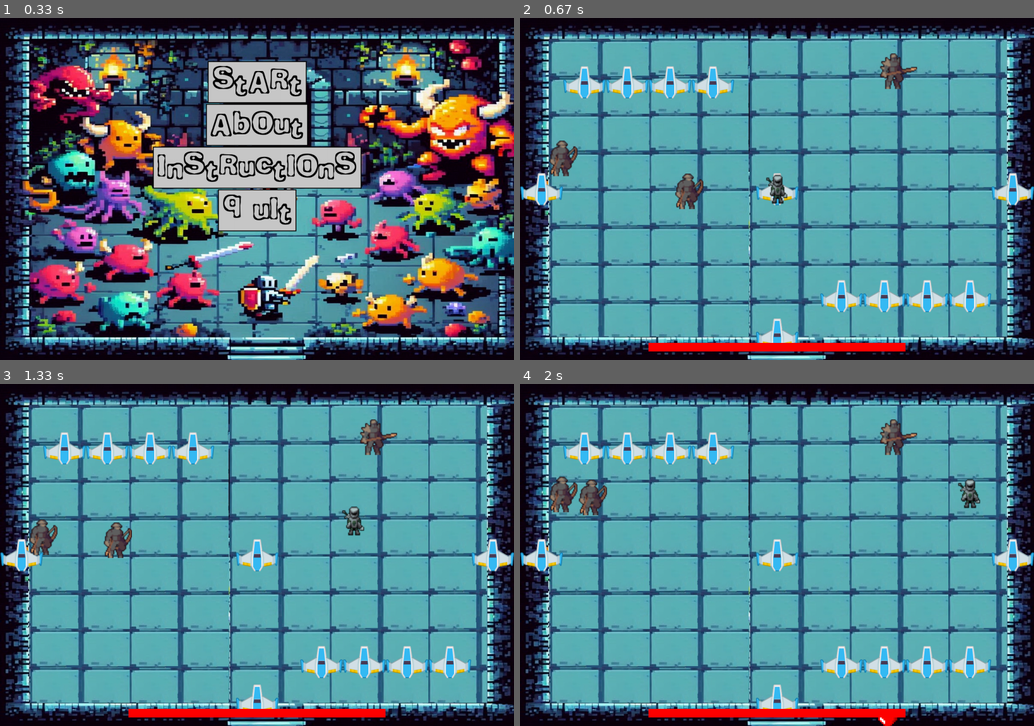
Above: before the commit, frames 1-4 (two rows, left to right).
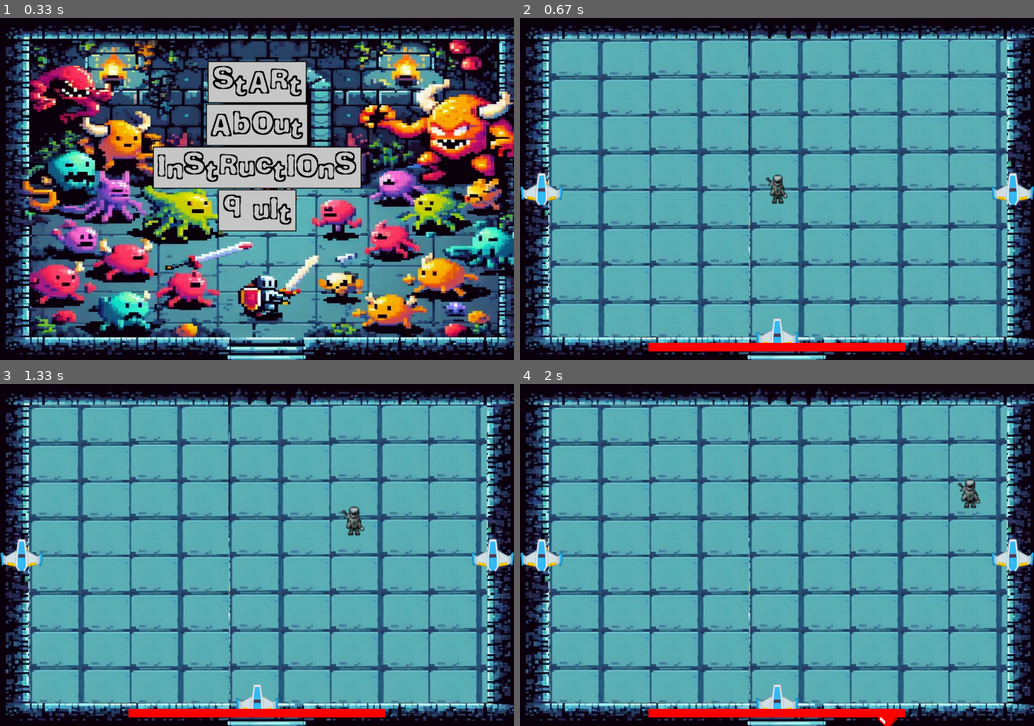
Above: after the commit, the same moments.

Repository: Vronst/Pygame_Binding_of_Isaac
Game: pygame game, started from menu.py
Two runs of this game, one before a commit and one after it. Both use one fixed random seed, a clock stepped at 60 frames per second and the inputs below.
Inputs (mouse positions are in pixels of both pictures, inside the frame that each line leads up to):
- Up to frame 1 (0.33 s): no input
- Up to frame 2 (0.67 s): click (777, 82) at 0.38 s
- Up to frame 3 (1.33 s): hold Right 0.67-1.13 s; move the mouse to (236, 568) at 0.7 s; hold Up from 1.17 s (still down)
- Up to frame 4 (2 s): release Up at 1.47 s; hold Right 1.5-1.97 s

Frame 1 is identical in both runs. In frame 2, 4.6% of the frame differs, in the area x 5-92%, y 10-86%; in frame 3, 4.8%; in frame 4, 4.8%.

Commit message:
fixed bug with obstacles, updated readme

Diff:
--- a/character.py
+++ b/character.py
@@ -3,8 +3,9 @@
 
 class Character(pygame.sprite.Sprite):
 
-    def __init__(self, cx, cy, image, borders: tuple = (1200, 800)):
+    def __init__(self, cx, cy, image, borders: tuple = (1200, 800), obstacles=None):
         super().__init__()
+        self.obstacles = obstacles
         self.image = image
         # rect represents out character, and save its position
         self.rect = self.image.get_rect()
@@ -20,11 +21,12 @@
     def draw(self, display):
         display.blit(self.image, self.rect)
 
-    def update(self, key_pressed=None, group=None, obstacles=None):
+    def update(self, key_pressed=None, group=None):
         self.get_event(key_pressed=key_pressed)
         self._move(group)
 
         # blocking out of border movement
+
         # bottom
         if self.rect.bottom > self.borders[1] - 50:
             self.rect.bottom = self.borders[1] - 50
--- a/enemies.py
+++ b/enemies.py
@@ -5,8 +5,8 @@
 
 
 class Enemy(Character):
-    def __init__(self, cx, cy, image, borders, player, move_x, move_y):
-        super().__init__(cx, cy, image, borders)
+    def __init__(self, cx, cy, image, borders, player, move_x, move_y, obstacles=None):
+        super().__init__(cx, cy, image, borders, obstacles)
         self.player = player.rect
         self.move_x = move_x
         self.move_y = move_y
@@ -53,13 +53,15 @@
         if distance_y > 0:
             # self.rect.move_ip(self._moves[3])
             moves.append(self._moves[3])
-
         for move in moves:
             if not self.tired():
                 self.rect.move_ip(move)
+                if self.obstacles and pygame.sprite.spritecollideany(self, self.obstacles):
+                    self.rect.move_ip(-move[0], -move[1])
             for member in group:
                 if self.rect.colliderect(member):
                     self.rect.move_ip(-move[0], -move[1])
+
 
     def attack(self, direction: str = 'down'):
         pass
@@ -70,8 +72,8 @@
 
 class MeleeEnemy(Enemy):
 
-    def __init__(self, cx, cy, image, borders, player, move_x=4, move_y=4):
-        super().__init__(cx, cy, image, borders, player, move_x, move_y)
+    def __init__(self, cx, cy, image, borders, player, move_x=4, move_y=4, obstacles=None):
+        super().__init__(cx, cy, image, borders, player, move_x, move_y, obstacles)
         self.cooldown = 4000
         self._rest = 0
 
@@ -87,8 +89,8 @@
 
 
 class RangeEnemy(Enemy):
-    def __init__(self, cx, cy, image, borders, player, move_x=-3, move_y=5):
-        super().__init__(cx, cy, image, borders, player, move_x, move_y)
+    def __init__(self, cx, cy, image, borders, player, move_x=-3, move_y=5, obstacles=None):
+        super().__init__(cx, cy, image, borders, player, move_x, move_y, obstacles)
         self._melee = False
 
     def attack(self, direction: str = 'down'):
--- a/level.py
+++ b/level.py
@@ -5,7 +5,8 @@
 class Level:
 
     def __init__(self,
-                 player, borders: tuple, images: dict, surface: pygame.Surface, background, doors=None):
+                 player, borders: tuple, images: dict, surface: pygame.Surface,
+                 background, doors=None, first=None):
         self.images = images
         self.obstacle_gen = Obstacles(borders)
         self.doors = doors
@@ -21,28 +22,29 @@
         self.borders = borders
         self.last_damage_time = 0
         # for safety run new_level last in init
-        self.new_level()
+        self.new_level(first)
 
-    def new_level(self) -> None:
-        for _ in range(randint(0, self.difficulty)):
-            # shot purpose is to choose melee or range enemy and their image
-            shot = randint(0, len(self.enemies) - 1)
-            new = (self.enemies[shot][0]
-                   (randint(0, self.borders[0]),
-                    randint(0, self.borders[1]),
-                    self.enemies[shot][1],
-                    self.borders,
-                    self.player))
-            self.set_of_enemies.add(new)  # ignore yellow warning
-        self.obstacle_gen.version_1(self.images['PLAYER'])
-        self.obstacle_gen.draw(self.surface)
+    def new_level(self, first=None) -> None:
+        if not first:
+            self.obstacle_gen.random_gen(self.images['PLAYER'])
+            for _ in range(randint(0, self.difficulty)):
+                # shot purpose is to choose melee or range enemy and their image
+                shot = randint(0, len(self.enemies) - 1)
+                new = (self.enemies[shot][0]
+                       (randint(0, self.borders[0]),
+                        randint(0, self.borders[1]),
+                        self.enemies[shot][1],
+                        self.borders,
+                        self.player, obstacles=self.obstacle_gen.obstacles))
+                self.set_of_enemies.add(new)  # ignore yellow warning
+
         self.draw(self.surface)
-        # pygame.time.delay(200)
 
     def update(self) -> None:
+        self.player.obstacles = self.obstacle_gen.obstacles
+        self.player.traps = self.obstacle_gen.traps
         self.buffs.update()
-        # self.set_of_enemies.update(group=self.set_of_enemies, obstacles=self.set_of_obstacles)
-        self.set_of_enemies.update(group=self.set_of_enemies, obstacles=self.obstacle_gen.obstacles)
+        self.set_of_enemies.update(group=self.set_of_enemies)
 
         enemy_bullets_group = pygame.sprite.Group()  # group of enemy bullets
 
@@ -53,14 +55,13 @@
 
         self.draw(self.surface)
         enemy_bullets_group.draw(self.surface)  # drawing enemy bullets
-        self.obstacle_gen.draw(self.surface)
 
-        collided_bullets = pygame.sprite.spritecollide(self.player, enemy_bullets_group, True)  # check collision between player and enemy bullet
+        # check collision between player and enemy bullet
+        collided_bullets = pygame.sprite.spritecollide(self.player, enemy_bullets_group, True)
         for _ in collided_bullets:
             self.player.take_damage(3)  # deal 3 damage to player
 
         self.bad_touch()  # taking damage by colliding with enemy
-        # self.set_of_obstacles.update()
         if self.player.health == 0:
             self.restart()
 
@@ -68,11 +69,11 @@
         if self.doors:
             self.doors.draw(screen)
         self.buffs.draw(screen)
+        self.obstacle_gen.draw(self.surface)
         self.set_of_enemies.draw(screen)
-        # self.set_of_obstacles.draw(screen)
 
-    def pause(self):
-        pass
+    # def pause(self):
+    #     pass
 
     def bad_touch(self) -> None:  # taking damage by touching an enemy
         current_time = pygame.time.get_ticks()
@@ -81,35 +82,61 @@
             if current_time - self.last_damage_time >= 1000:  # interval between last taking damage
                 self.player.take_damage(2)  # -2hp
                 self.last_damage_time = current_time  # reset damage timer
-            self.set_of_enemies.remove(collided_enemy)  # remove collided enemy
+            # self.set_of_enemies.remove(collided_enemy)  # remove collided enemy
+            # collided_enemy.kill()
 
     def restart(self) -> None:
         self.player.health = 100
         self.buffs.empty()
         self.set_of_enemies.empty()
-        self.set_of_obstacles.empty()
+        self.obstacle_gen.obstacles.empty()
+        self.obstacle_gen.traps.empty()
         self.new_level()
 
 
 class Obstacles:
 
-    def __init__(self, borders: tuple):
+    def __init__(self, borders: tuple, difficulty: str = 'normal'):
+        self.difficulty = difficulty
         self.borders = borders
         self.obstacles = pygame.sprite.Group()
         self.traps = pygame.sprite.Group()
+        self.o_type = 'obs'
+
+    def scale(self):
+        if self.difficulty != 'normal':
+            self.o_type = choices(['obs', 'trap'], weights=[2, 1], k=1)[0]
+        else:
+            self.o_type = 'obs'
 
     def version_1(self, image, difficulty: str = 'normal'):
-        x0, x1, y0, y1 = 150, self.borders[0] - 150, 150, self.borders[1] - 150
+        x0, x1, y0, y1 = 150, self.borders[0] - 150, 200, self.borders[1] - 200
         for _ in range(4):
-            if difficulty != 'normal':
-                o_type = choices(['obs', 'trap'], weights=[2, 1], k=1)[0]
-            else:
-                o_type = 'obs'
-            self.craft_obstacle_or_trap(x0, y0, image, o_type)
-            self.craft_obstacle_or_trap(x1, y1, image, o_type)
+            self.scale()
+            self.craft_obstacle_or_trap(x0, y0, image, self.o_type)
+            self.craft_obstacle_or_trap(x1, y1, image, self.o_type)
             x0 += 100
             x1 -= 100
         self.craft_obstacle_or_trap(self.borders[0] // 2, self.borders[1] // 2, image)
+
+    def version2(self, image, difficulty: str = 'normal'):
+        x, y = self.borders[0] // 2, self.borders[1] // 2 - 100
+        x1, y1 = self.borders[0] // 2 - 100, self.borders[1] // 2
+        for _ in range(3):
+            self.scale()
+            self.craft_obstacle_or_trap(x, y, image, self.o_type)
+            self.craft_obstacle_or_trap(x1, y1, image, self.o_type)
+            x1 += 100
+            y += 100
+
+    def version3(self, image, difficulty: str = 'normal'):
+        x0, x1, y0, y1 = 150, self.borders[0] - 150, 200, self.borders[1] - 200
+        for _ in range(4):
+            self.scale()
+            self.craft_obstacle_or_trap(x0, y0, image, self.o_type)
+            self.craft_obstacle_or_trap(x1, y1, image, self.o_type)
+            x0 += 300
+            x1 -= 300
 
     def craft_obstacle_or_trap(self, cx: int, cy: int, image, o_type: str = 'obs') -> Character:
         new = Character(cx, cy, image, self.borders)
@@ -122,3 +149,7 @@
     def draw(self, screen) -> None:
         self.obstacles.draw(screen)
         self.traps.draw(screen)
+
+    def random_gen(self, image, difficulty: str = 'normal'):
+        options = {0: print, 1: self.version_1, 2: self.version2, 3: self.version3}
+        return options[randint(0, len(options) - 1)](image, difficulty)
--- a/player.py
+++ b/player.py
@@ -4,8 +4,10 @@
 
 class Player(Character):
 
-    def __init__(self, cx, cy, images, border: tuple):
+    def __init__(self, cx, cy, images, border: tuple, obstacles=None, traps=None):
         super().__init__(cx, cy, images[0], border)
+        self.traps = traps
+        self.obstacles = obstacles
         self.cords = (0, 0)
         self.images = images  # hero animation images list
         self.image_index = 0  # current animation index image
@@ -15,20 +17,27 @@
         self.max_health = 100  # maximum player health
         self.border = border  # border for window dimensions
 
+    def check_collision(self, move):
+        self.rect.move_ip(move)
+        if pygame.sprite.spritecollideany(self, self.obstacles):
+            self.rect.move_ip((-move[0], -move[1]))
+        if pygame.sprite.spritecollideany(self, self.traps):
+            self.take_damage(15)
+
     def get_event(self, **kwargs):
         # Player moves by 8 pixels when key pressed
         if kwargs['key_pressed'][pygame.K_LEFT]:
-            self.rect.move_ip([-8, 0])
+            self.check_collision([-8, 0])
         if kwargs['key_pressed'][pygame.K_RIGHT]:
-            self.rect.move_ip([8, 0])
+            self.check_collision([8, 0])
         if kwargs['key_pressed'][pygame.K_UP]:
-            self.rect.move_ip([0, -8])
+            self.check_collision([0, -8])
         if kwargs['key_pressed'][pygame.K_DOWN]:
-            self.rect.move_ip([0, 8])
+            self.check_collision([0, 8])
 
         self.last_delay -= 1  # decreasing delay
         if self.last_delay <= 0:
-            self.image_index += 1 # go to the next animation image
+            self.image_index += 1  # go to the next animation image
             if self.image_index >= len(self.images):  # setting loop
                 self.image_index = 0
             self.image = self.images[self.image_index]  # replace animation image with next index
--- a/rooms.py
+++ b/rooms.py
@@ -3,15 +3,18 @@
 from level import Level
 
 """
-First create Room that uses DetectCollision and creates its own doors.
-Then these doors create new Rooms. New rooms have designated doors that stores previous doors
+Idea is that Overlay creates first room and holds list of rooms. Room then creates
+doors that have ability to create new rooms and append them to Overlay list.
+Room holds list of doors.
+Doors changes current rooms in Overlay and changes player coords and location. In main module
+you can use is_in_door() and check_the_door() to change current level.
 """
 
 
 class Room:
 
     def __init__(self, player, borders: tuple, images: dict, surface: pygame.Surface,
-                 background, direction=None, door_image=None, room=None, overlay=None):
+                 background, direction=None, door_image=None, room=None, overlay=None, first=None):
         # overlay = list of rooms
         self.overlay = overlay
         #
@@ -36,16 +39,18 @@
         self.direction = {'top': 'bottom', 'bottom': 'top', 'left': 'right', 'right': 'left', None: None}[direction]
         # level with enemies and buffs and doors
         self.level = Level(self.player, self.borders, self.images,
-                           self.surface, self.background, doors=self.doors)
+                           self.surface, self.background, doors=self.doors, first=first)
         self.init_door()
-        self.room_cords = tuple(self.player.cords)
+        self.room_cords = self.player.cords
 
+    # checks if player enters the door
     def check_the_door(self):
         for door in self.doors:
             if self.player.rect.colliderect(door):
                 return door
         return False
 
+    # allows player to use door if collided
     def is_in_door(self, door):
         return door.go_thru()
 
@@ -81,9 +86,9 @@
         # dict for quick position reading
         self.position = {'top': (borders[0] // 2, 60), 'bottom': (borders[0] // 2, borders[1] - 60),
                          'left': (50, borders[1] // 2), 'right': (borders[0] - 50, borders[1] // 2)}
-        self.rect = self.image.get_rect()
         # setting position
         self.rect.center = self.position[position]
+        # doors have to have coords of according rooms. Thanks to that we can look for according room
         self.cords = {'top': (player.cords[0], player.cords[1] + 1),
                       'bottom': (player.cords[0], player.cords[1] - 1),
                       'left': (player.cords[0] - 1, player.cords[1]),
@@ -92,14 +97,18 @@
     def go_thru(self):
         self.parent.player.cords = self.cords
         print(self.parent.player.cords)
+        # if it is precious room its return it
         if self.room:
             self._set_room(self.room)
             return self.room
 
+        # looking if room exists and returning it
         for room in self.overlay.rooms:
             if room.room_cords == self.parent.player.cords:
                 self._set_room(room)
                 return room
+
+        #  else creating new one
         room = Room(player=self.parent.player, borders=self.parent.borders,
                     images=self.parent.images, surface=self.parent.surface, background=self.parent.background,
                     direction=self.where,
@@ -111,10 +120,12 @@
 
     def _set_room(self, room):
         self.overlay.current_room = room
-        self.parent.player.rect.center = (300, 300)  # TODO: need to be coord next to proper door
-
-    # def door_direction(self):
-    #     return self.where
+        # these line make player stand next to door that he entered through
+        position = {'top': (self.parent.borders[0] // 2, self.parent.borders[1] - 200),
+                    'bottom': (self.parent.borders[0] // 2, 200),
+                    'right': (200, self.parent.borders[1] // 2),
+                    'left': (self.parent.borders[0] - 200, self.parent.borders[1] // 2)}
+        self.parent.player.rect.center = position[self.where]
 
     def draw(self, surface):
         surface.blit(self.image, self.rect)
@@ -126,5 +137,5 @@
                  background, direction=None, image=None, room=None):
         self.rooms = []
         self.rooms.append(Room(player, borders, images, surface,
-                               background, direction, image, room, overlay=self))
+                               background, direction, image, room, overlay=self, first=True))
         self.current_room = self.rooms[0]
Not shown, changed: README.md
